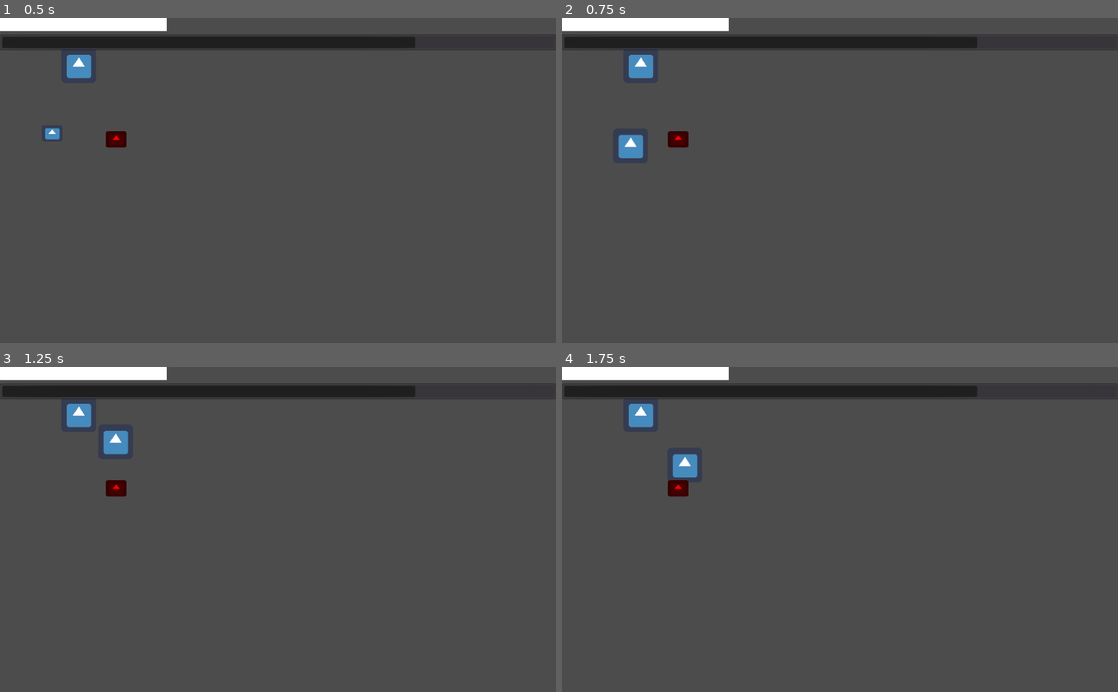
Above: before the commit, frames 1-4 (two rows, left to right).
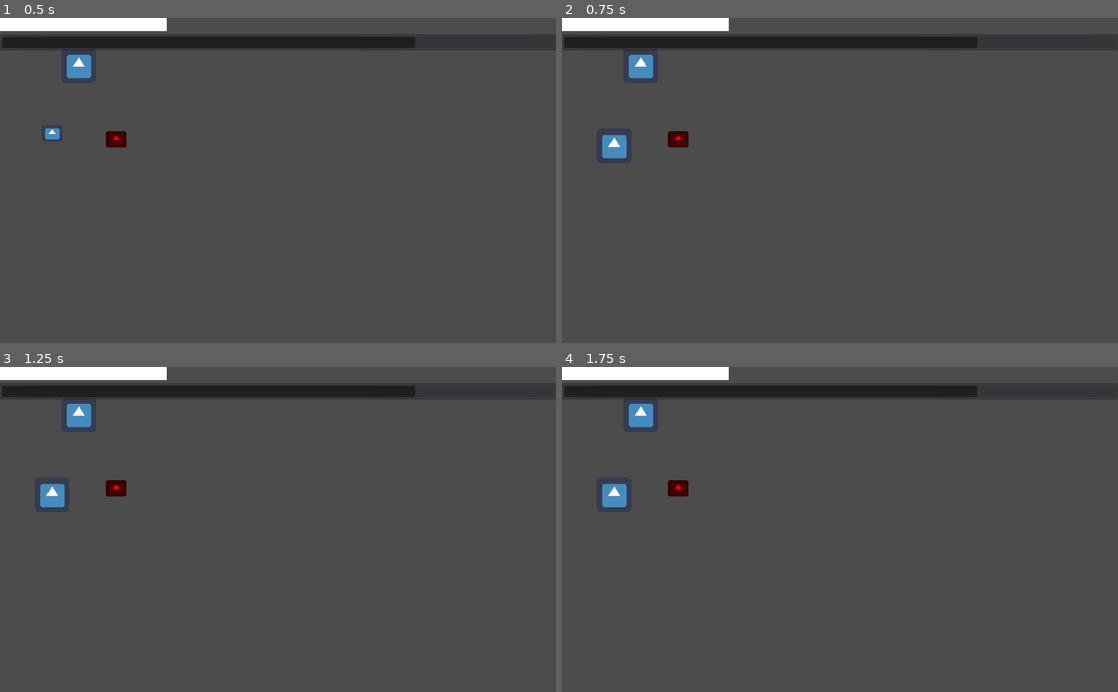
Above: after the commit, the same moments.

Repository: NancokPS2/GodotWildJam
Game: Godot game, scene res://test.tscn
Two runs of this game, one before a commit and one after it. Both use one fixed random seed, a clock stepped at 60 frames per second and the inputs below. The project has no main scene, so this scene is started directly. The engine's default icon, where the game draws it, is replaced by a stand-in: a white triangle on a blue panel in a dark square.
Inputs (mouse positions are in pixels of both pictures, inside the frame that each line leads up to):
- Up to frame 1 (0.5 s): no input
- Up to frame 2 (0.75 s): tap Enter at 0.5 s; move the mouse to (962, 164) at 0.52 s; hold D (move_right) from 0.53 s (still down); tap 1 (herramienta1) at 0.6 s; click (962, 164) at 0.67 s
- Up to frame 3 (1.25 s): keep holding D (move_right); tap W (jump) at 0.77 s; tap 2 (herramienta2) at 0.8 s
- Up to frame 4 (1.75 s): release D (move_right) at 1.25 s; drag from (728, 545) to (812, 594) at 1.27 s

Frame 1 is identical in both runs. In frame 2, 0.4% of the frame differs, in the area x 7-15%, y 35-44%; in frame 3, 0.6%, in the area x 7-24%, y 19-44%; in frame 4, 0.6%.

Commit message:
Jugador ahora es compatible con la variable "controlando"

Diff:
--- a/Clases/Entidades/Jugador.gd
+++ b/Clases/Entidades/Jugador.gd
@@ -39,7 +39,7 @@
 	._physics_process(delta)
 
 	_on_floor_body_entered()#Checkear el estado actual antes de proseguir
-	if activo:
+	if controlando:
 		# Decrement the dash cooldown
 		dash_cooldown = max(0, dash_cooldown - delta)
 		# Decrement the Double jump cooldown
@@ -187,4 +187,3 @@
 
 
 #Misc
-var activo:bool = true
